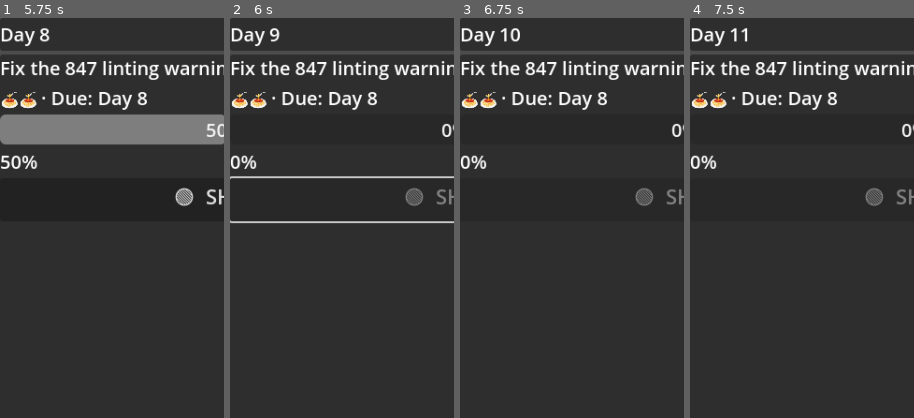
Above: before the commit, frames 1-4 (left to right).
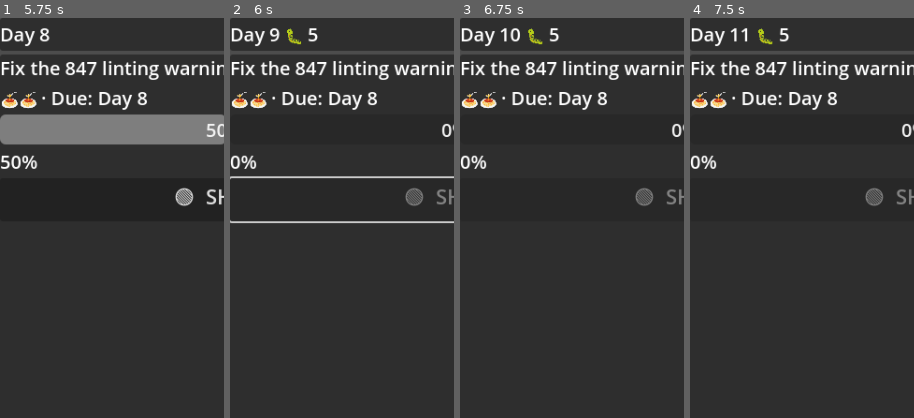
Above: after the commit, the same moments.

Repository: lmchoi/game-code-monkey-code
Game: Godot game, scene res://scenes/game_ui.tscn
Same seed, same stepped clock (60 frames per second), same inputs: the game is played once before the commit and once after it.
Inputs:
- Up to frame 1 (5.75 s): click "WORK" at 0.5 s; click "🟢 SHIP IT" at 1.25 s; click "HUSTLE" at 2 s; click "WORK" at 2.75 s; click "🟢 SHIP IT" at 3.5 s; click "HUSTLE" at 4.25 s; click "WORK" at 5 s
- Up to frame 2 (6 s): click "🟢 SHIP IT" at 5.75 s
- Up to frame 3 (6.75 s): click "HUSTLE" at 6.5 s
- Up to frame 4 (7.5 s): tap Enter at 7.25 s
The pictures show only the part of the screen within x 0-50%, y 0-50%; the shares and areas given below are measured in that part.

Frame 1 is identical in both runs. In frame 2, 0.2% of the frame differs, in the area x 25-40%, y 2-7%; in frame 3, 0.2%, in the area x 30-45%, y 2-7%; in frame 4, 0.2%.

Commit message:
Step 8a-ii — bug count in TopBar, hidden until bugs > 0
Co-Authored-By: Claude Sonnet 4.6 <noreply@anthropic.com>

Diff:
--- a/scenes/game_ui.gd
+++ b/scenes/game_ui.gd
@@ -6,6 +6,7 @@
 @onready var _progress_bar: ProgressBar = $MainLayout/TaskCard/CardContent/TaskProgressBar
 @onready var _progress_label: Label = $MainLayout/TaskCard/CardContent/ProgressLabel
 @onready var _day_label: Label = $MainLayout/TopBar/HBoxContainer/DayLabel
+@onready var _bug_label: Label = $MainLayout/TopBar/HBoxContainer/BugLabel
 @onready var _money_label: Label = $MainLayout/TopBar/HBoxContainer/MoneyLabel
 @onready var _ship_button: Button = $MainLayout/TaskCard/CardContent/ShipButton
 @onready var _work_button: Button = $MainLayout/ActionButtons/WorkButton
@@ -16,6 +17,7 @@
 	TaskManager.task_progress_changed.connect(_on_task_progress_changed)
 	GameManager.day_changed.connect(_on_day_changed)
 	GameManager.money_changed.connect(_on_money_changed)
+	GameManager.bugs_changed.connect(_on_bugs_changed)
 	_ship_button.pressed.connect(GameManager.do_ship)
 	_work_button.pressed.connect(GameManager.do_work)
 	_hustle_button.pressed.connect(GameManager.do_hustle)
@@ -35,6 +37,10 @@
 func _on_day_changed(new_day: int) -> void:
 	_day_label.text = "Day %d" % new_day
 
+func _on_bugs_changed(new_bugs: int) -> void:
+	_bug_label.visible = new_bugs > 0
+	_bug_label.text = "🐛 %d" % new_bugs
+
 func _on_money_changed(new_money: int) -> void:
 	_money_label.text = "💰 $%d / $%d" % [new_money, int(GameManager.balance.win_goal)]
 
--- a/scenes/game_ui.tscn
+++ b/scenes/game_ui.tscn
@@ -21,6 +21,10 @@
 
 [node name="DayLabel" type="Label" parent="MainLayout/TopBar/HBoxContainer"]
 text = "Day 1"
+theme_type_variation = "TopBarLabel"
+
+[node name="BugLabel" type="Label" parent="MainLayout/TopBar/HBoxContainer"]
+visible = false
 theme_type_variation = "TopBarLabel"
 
 [node name="MoneyLabel" type="Label" parent="MainLayout/TopBar/HBoxContainer"]
